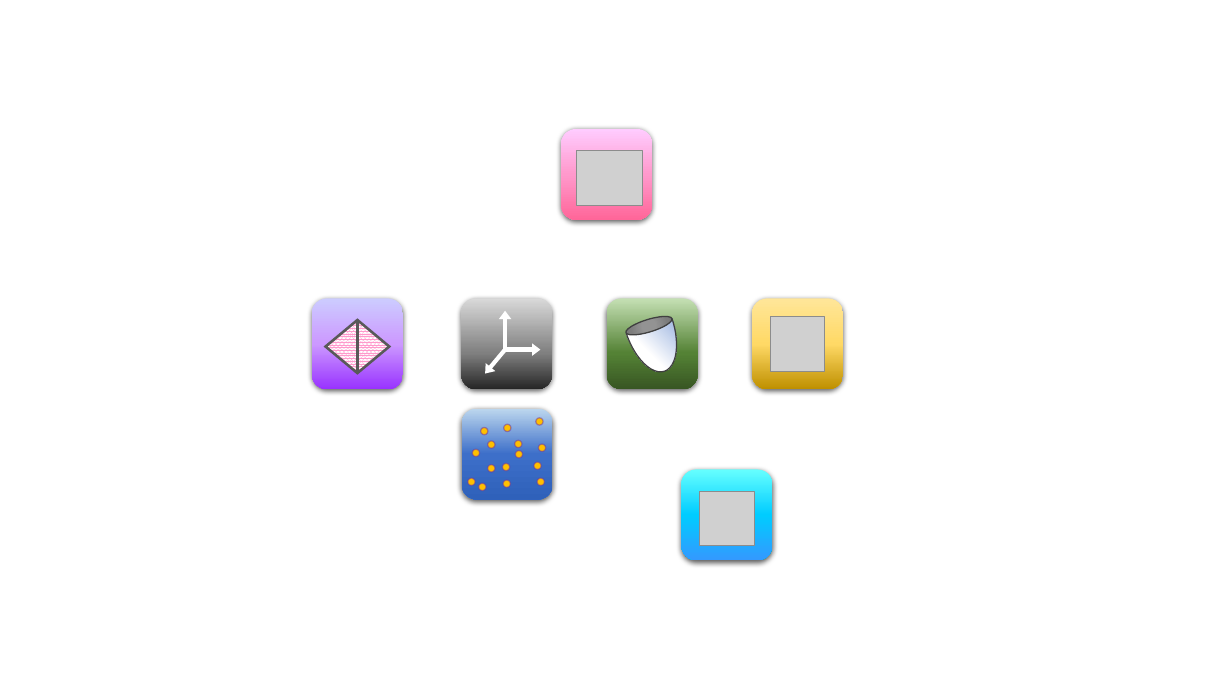
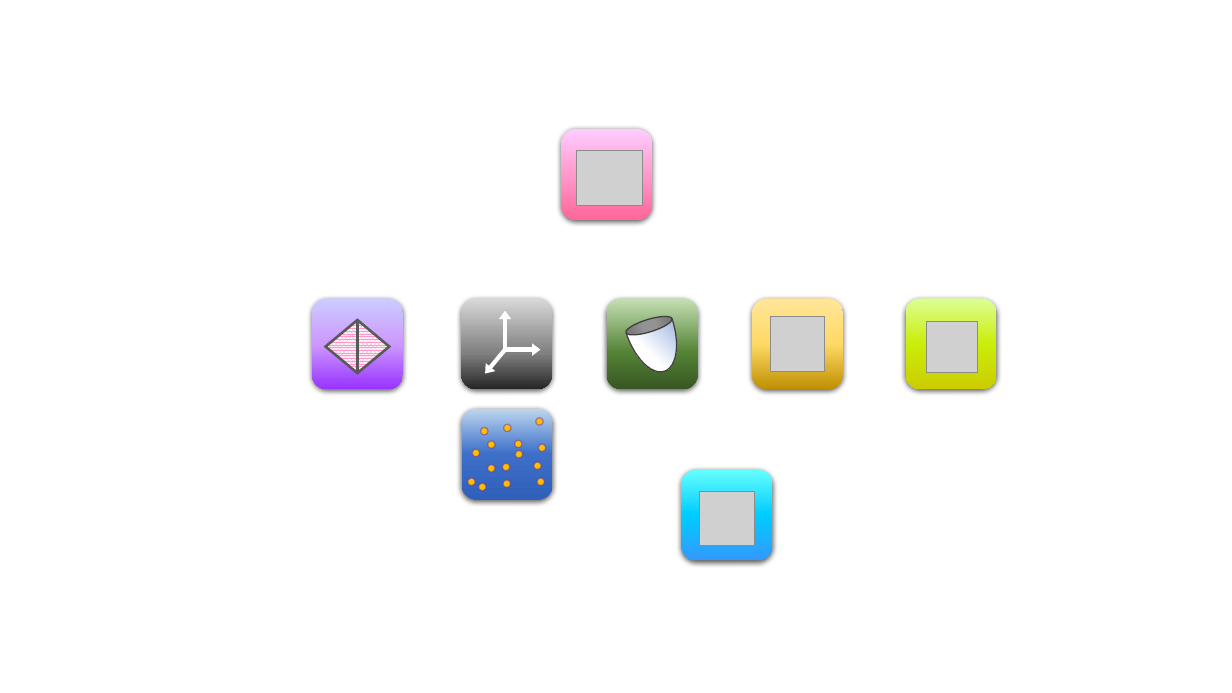
Before and after one commit to qiaone/delaunay, a slide deck: slide 1 of Img/icons.pptx. Drawn at 1232x693 pixels with LibreOffice and Linux fonts; fonts in the diff are those of the drawing; grey boxes stand for pictures. Boxes give left, top, right and bottom in pixels: in the first picture for what was removed or moved away, otherwise in the second. Text is boxed around its words. In the diff, an @@ line names an element or a change of style, - is before the commit and + after.

```diff
--- a/Img/icons.pptx
+++ b/Img/icons.pptx
@@ rounded rectangle added at bbox=[906, 299, 996, 389], fill gradient #DCFF97 to #CAED09 to #CCCC00 @@
@@ picture added at bbox=[927, 322, 978, 372] @@
```
Also in this commit, not shown: 7 other files.
